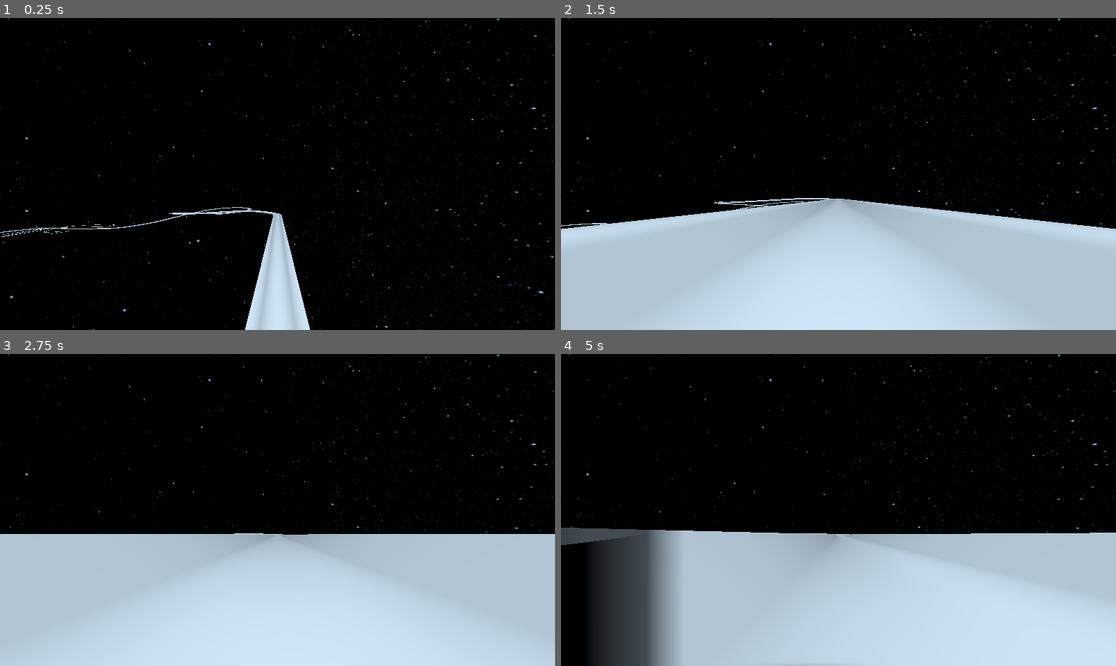
Above: before the commit, frames 1-4 (two rows, left to right).
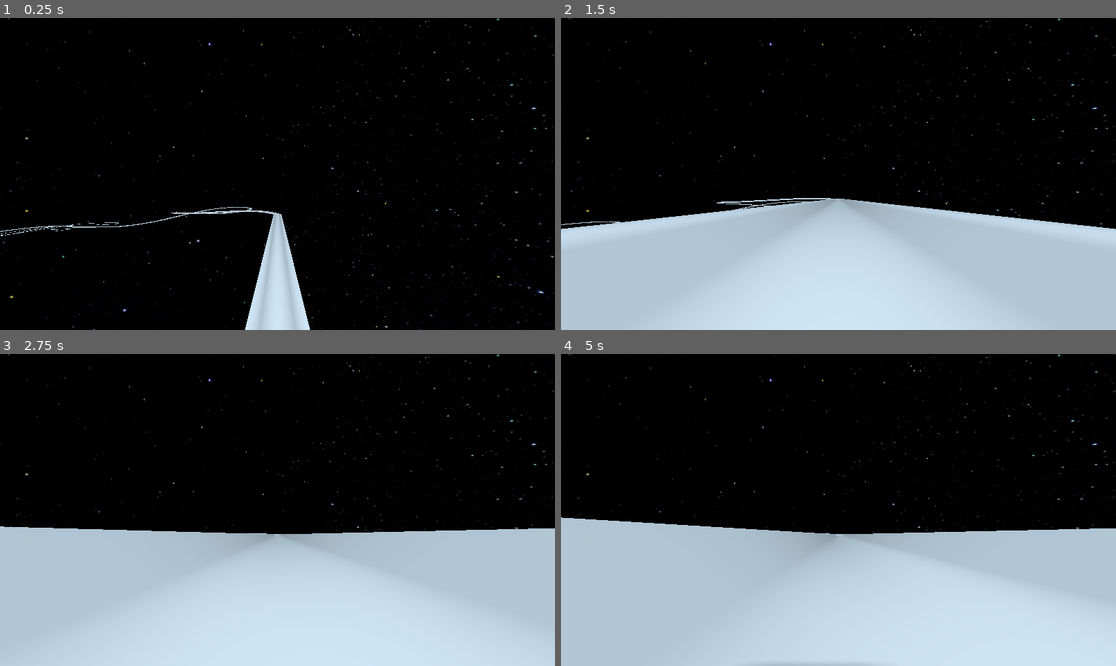
Above: after the commit, the same moments.

Repository: ArijaK/luge_vr
Game: Godot game, scene res://scenes/main/main.tscn
The game is run twice, just before and just after one commit, with the same random seed, the same clock (stepped at 60 frames per second) and the same inputs.
Inputs:
- Up to frame 1 (0.25 s): no input
- Up to frame 2 (1.5 s): no input
- Up to frame 3 (2.75 s): no input
- Up to frame 4 (5 s): no input

The runs differ from the first frame. In frame 1, 0.3% of the frame differs, in the area x 0-51%, y 60-71%; in frame 2, 0.1%; in frame 3, 1.0%; in frame 4, 10%, in the area x 0-100%, y 52-100%.

Commit message:
Add interpolated height curve

Diff:
--- a/vr/scenes/track/track_data.gd
+++ b/vr/scenes/track/track_data.gd
@@ -1,7 +1,6 @@
 # TODO: Check, if there is any way how to make something private
 class_name TrackData extends Node
 
-var resolution = 0.2 # NOTE: Hardcoded
 var length = 0.0
 var start_at = 0.0
 var slope_segments = Array()
@@ -9,10 +8,23 @@
 var track_shape = PackedVector3Array()
 
 var current_slope_idx = 0
-var current_curve_idx = 0
 
 var curvature = Curve.new()
 var height = Curve.new()
+
+func create_height(heights: Array):
+	height.bake_resolution = 1000
+	height.min_domain = start_at
+	height.max_domain = start_at + length
+	height.max_value = 5.0
+
+	height.add_point(Vector2(start_at, 0.0))
+
+	for h in heights:
+		height.add_point(Vector2(h.Sx_entrance, h.height))
+
+	height.add_point(Vector2(start_at + length, 0.0))
+	height.bake()
 
 func create_curvature():
 	curvature.bake_resolution = 1000
@@ -23,21 +35,21 @@
 
 	curvature.add_point(Vector2(start_at, 0.0))
 
-	for curve in curve_segments:
-		curvature.add_point(Vector2(curve.Sx_entrance, 0.0))
+	for c in curve_segments:
+		curvature.add_point(Vector2(c.Sx_entrance, 0.0))
 		curvature.add_point(Vector2(
-			curve.Sx_entrance + curve.length * 0.20,
-			(1/curve.radius) * curve.turn
+			c.Sx_entrance + c.length * 0.23,
+			(1/c.radius) * c.turn
 		))
 		curvature.add_point(Vector2(
-			curve.Sx_entrance + curve.length * 0.5,
-			(1/curve.radius) * curve.turn
+			c.Sx_entrance + c.length * 0.5,
+			(1/c.radius) * c.turn
 		))
 		curvature.add_point(Vector2(
-			curve.Sx_entrance + curve.length * 0.80,
-			(1/curve.radius) * curve.turn
+			c.Sx_entrance + c.length * 0.80,
+			(1/c.radius) * c.turn
 		))
-		curvature.add_point(Vector2(curve.Sx_entrance + curve.length, 0.0))
+		curvature.add_point(Vector2(c.Sx_entrance + c.length, 0.0))
 
 	curvature.add_point(Vector2(start_at + length, 0.0))
 	curvature.bake()
@@ -56,6 +68,7 @@
 	curve_segments = data["segments"]["curves"]
 
 	create_curvature()
+	create_height(data["segments"]["heights"])
 
 func get_curvature(at: float) -> float:
 	return curvature.sample(at)
